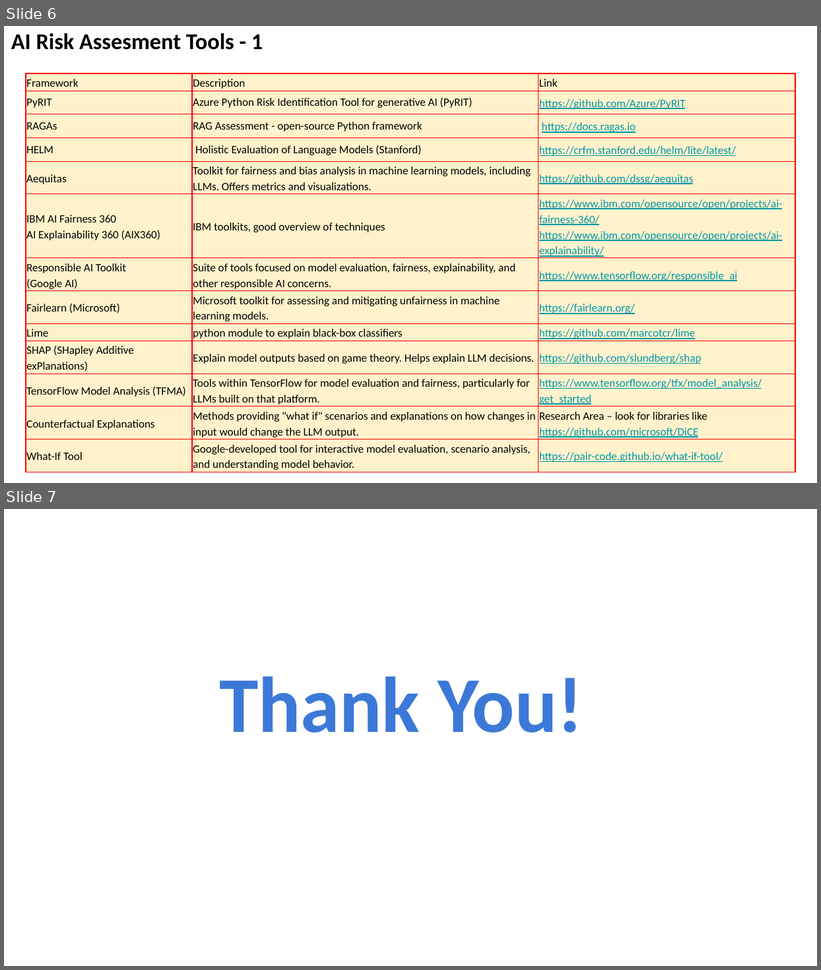
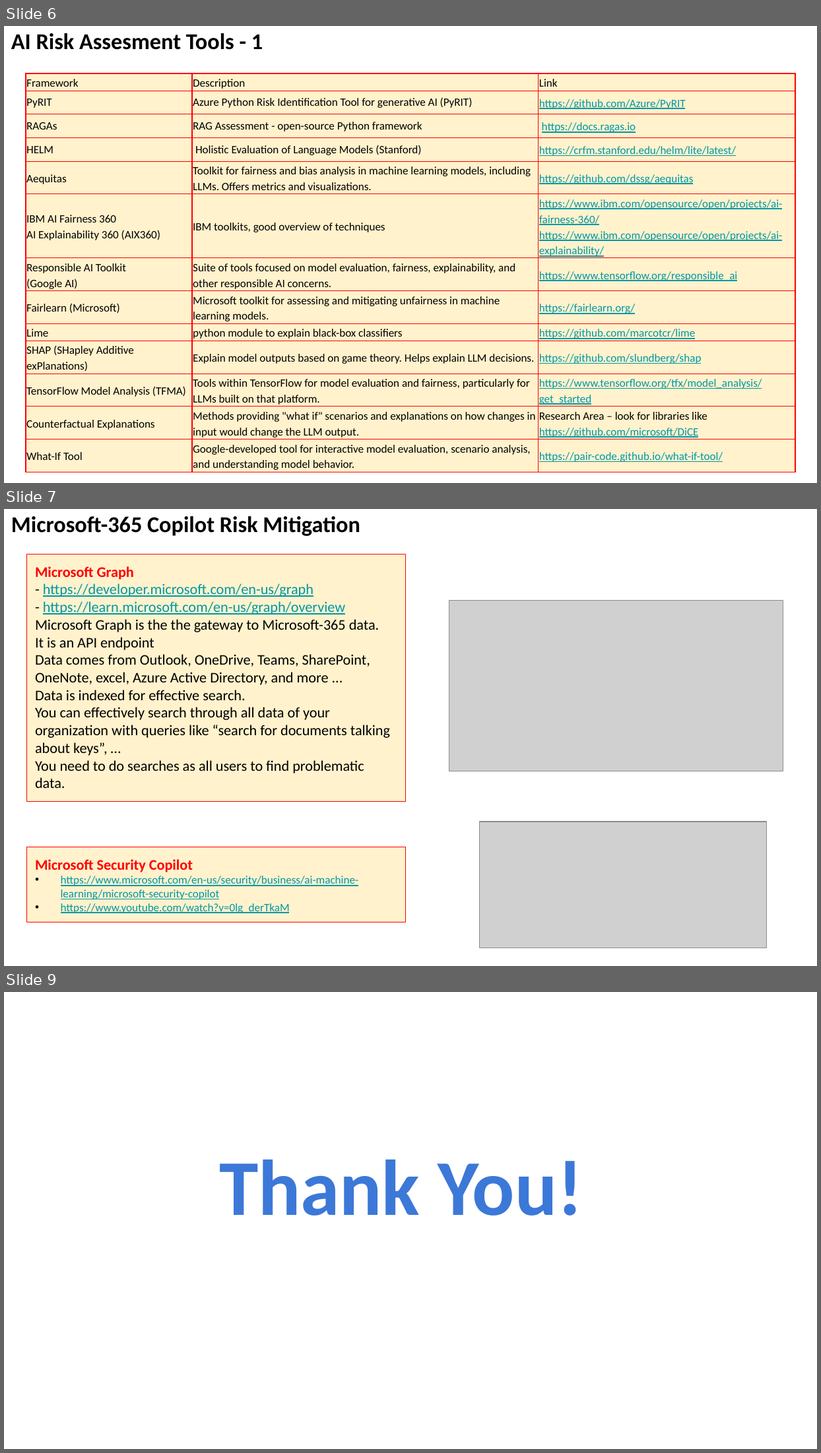
Before and after one commit to lselector/seminar, a slide deck: 2024/2024-03-01-AI-Risk.pptx. Shown one above the other, each under a label of ours: slides 6 and 7 before the commit, slides 6, 7 and 9 after it; the slides between them are not shown. The pictures are 821x970 and 821x1453 pixels, drawn with LibreOffice and Linux fonts; fonts in the diff are those of the drawing; grey boxes stand for pictures. Boxes give left, top, right and bottom in pixels: in the first picture for what was removed or moved away, otherwise in the second. Text is boxed around its words. In the diff, an @@ line names an element or a change of style, - is before the commit and + after.

```diff
--- a/2024/2024-03-01-AI-Risk.pptx
+++ b/2024/2024-03-01-AI-Risk.pptx
@@ slide 7 added at [4, 509, 817, 966], background #FFFFFF @@
@@ text added at [11, 516, 360, 536], 20 pt, text #000000, bold @@
+Microsoft-365 Copilot Risk Mitigation
@@ rectangle added at [26, 555, 406, 803], fill #FFF2CC, outline #FF0000 0.75 pt, 13 pt, text #000000 @@
+Microsoft Graph
+- https://developer.microsoft.com/en-us/graph
+- https://learn.microsoft.com/en-us/graph/overview
+Microsoft Graph is the the gateway to Microsoft-365 data.
+It is an API endpoint
+Data comes from Outlook, OneDrive, Teams, SharePoint, OneNote, excel, Azure Active Directory, and more ...
+Data is indexed for effective search.
+You can effectively search through all data of your organization with queries like “search for documents talking about keys”, …
+You need to do searches as all users to find problematic data.
@@ picture added at [449, 600, 783, 771] @@
@@ picture added at [480, 822, 767, 948] @@
@@ rectangle added at [26, 848, 406, 923], fill #FFF2CC, outline #FF0000 0.75 pt, 10 pt, text #0097A7, underline @@
+Microsoft Security Copilot
+• https://www.microsoft.com/en-us/security/business/ai-machine-learning/microsoft-security-copilot
+• https://www.youtube.com/watch?v=0lg_derTkaM
@@ what was slide 7 is now slide 9 @@
```
Also in this commit, not shown: 1 slide changed, 1 other slide added.
